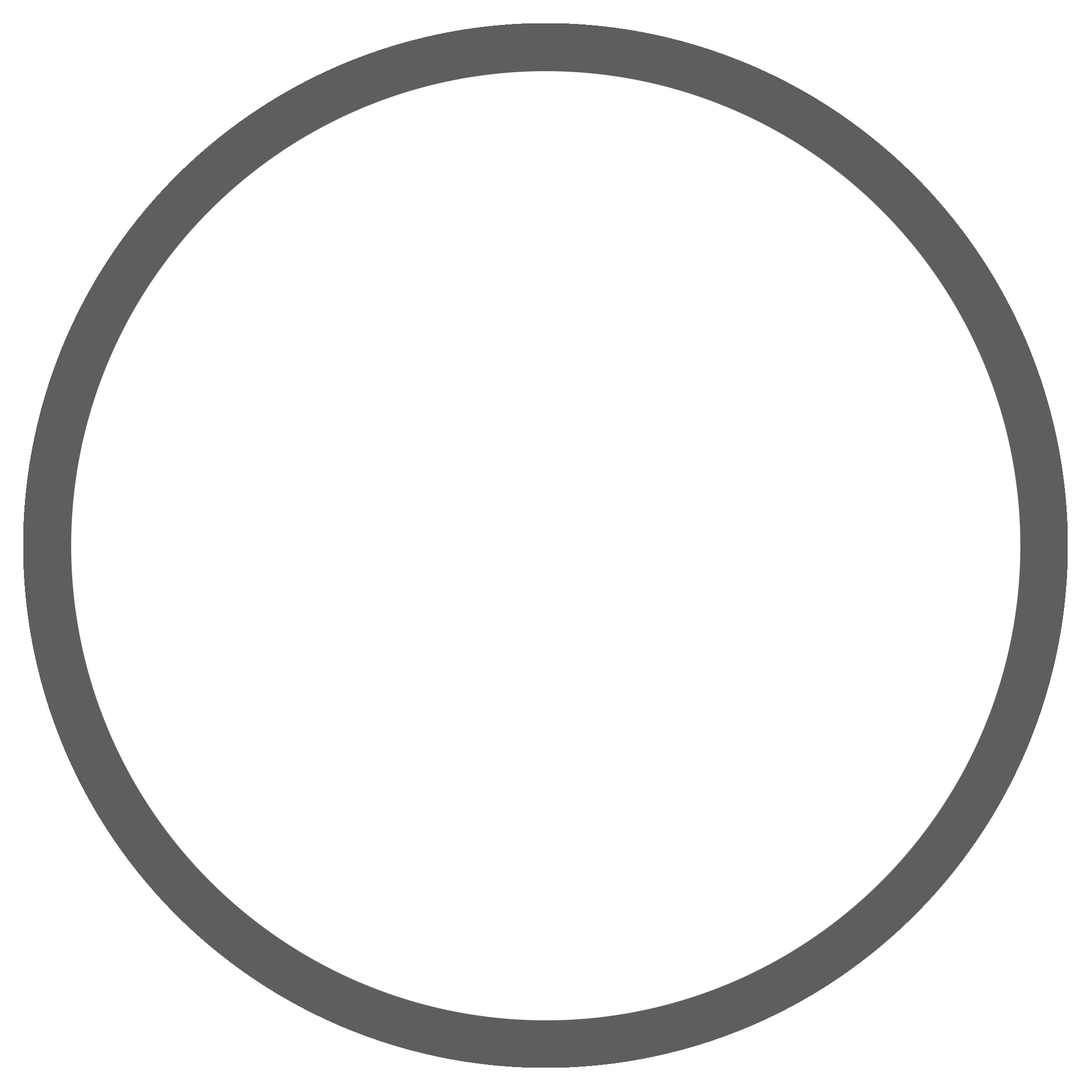
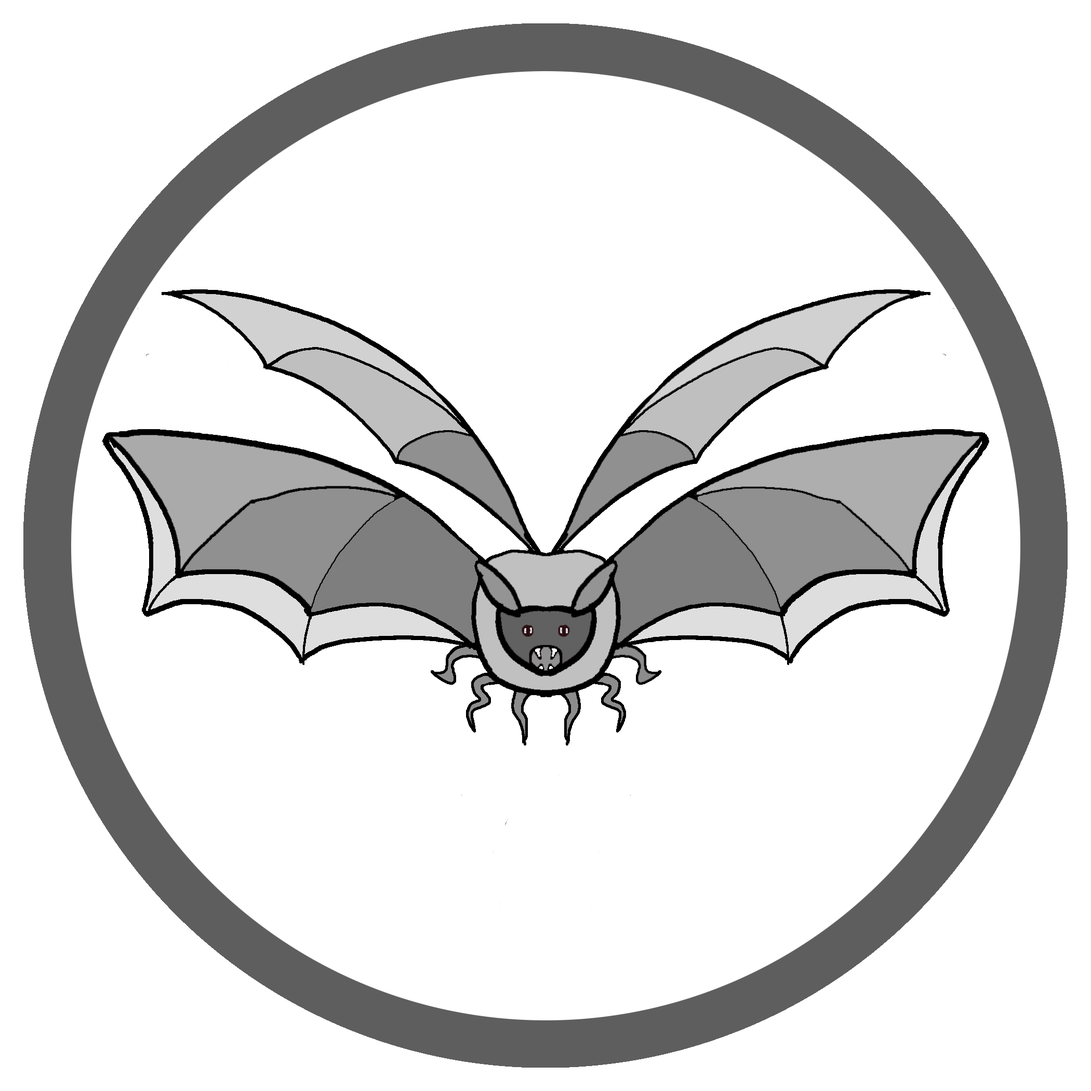
Layers edited between the first and the second 1091 x 1091 image:
added layer "Layer 4" above "Layer 1" over [102, 289, 990, 909]
